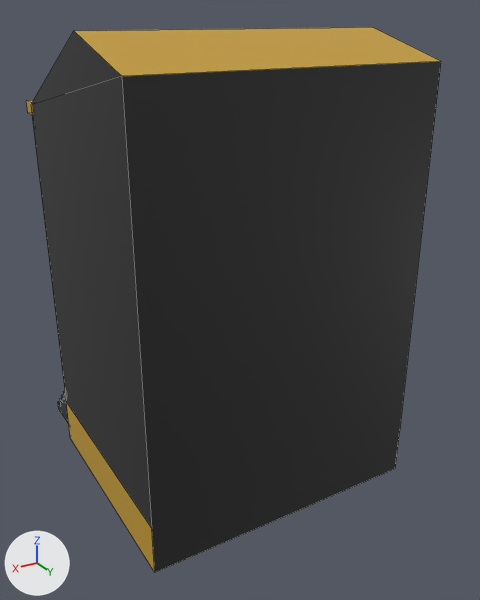
The OBJ model res/models/Buildings/Jazz/JazzSaxophone2.obj: old version first, new version second.
Camera for both pictures: a 50 mm camera at (6.47, 11.38, 9.56) aimed at (-0.37, -0.02, 3.86). Lighting does not change. The marker at lower left points along +X, +Y and +Z. Mesh edges are drawn as thin lines. Where no turn or scale is listed for an object, it has been applied to the vertices.

Names of what the first picture shows: 'SaksofonJazzDONE.001'.
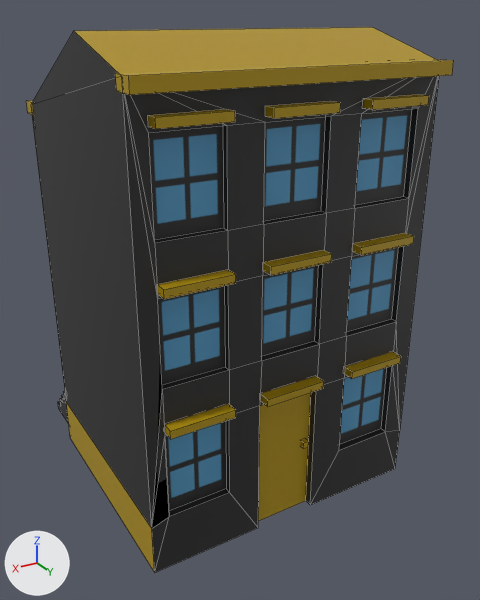
Changed parts and their boxes [x1, y1, x2, y2] in the pictures (480 x 600 px):
'SaksofonJazzDONE.001', reshaped
    before: [26, 27, 441, 572]
    after: [26, 27, 454, 573]
part 1 of me_saksofonjazzdone_001, added (yellow)
    after: [148, 109, 235, 129]
part 2 of me_saksofonjazzdone_001, added (yellow)
    after: [265, 101, 341, 118]
part 3 of me_saksofonjazzdone_001, added (yellow)
    after: [363, 94, 429, 110]
part 4 of me_saksofonjazzdone_001, added (yellow)
    after: [157, 270, 236, 299]
part 5 of me_saksofonjazzdone_001, added (yellow)
    after: [263, 250, 332, 275]
part 6 of me_saksofonjazzdone_001, added (yellow)
    after: [353, 233, 414, 255]
part 7 of me_saksofonjazzdone_001, added (yellow)
    after: [164, 404, 236, 439]
part 8 of me_saksofonjazzdone_001, added (yellow)
    after: [344, 352, 401, 379]
part 9 of me_saksofonjazzdone_001, added (yellow)
    after: [261, 376, 324, 407]
part 10 of me_saksofonjazzdone_001, added
    after: [301, 439, 309, 449]
part 11 of me_saksofonjazzdone_001, added (yellow)
    after: [115, 59, 454, 95]
part 12 of me_saksofonjazzdone_001, built on
    before: [74, 27, 441, 572]
    after: [74, 27, 439, 572]
part 13 of me_saksofonjazzdone_001, surface changed
    both: [26, 32, 154, 571]

What changed in the scene script:
```text
Change me_saksofonjazzdone_001:
    remove me_saksofonjazzdone_001.from_pydata(...)  # 252 vertices, 214 faces; spans x -3.03..3.0, y -4.02..2.5, z -0.04..9.32
    add me_saksofonjazzdone_001.from_pydata(...)  # 412 vertices, 347 faces; spans x -3.03..3.0, y -4.02..2.76, z -0.04..9.32
    me_saksofonjazzdone_001 part 1: the loose piece of 8 vertices spanning x -0.58..0.69, y -2.68..-2.18, z 6.29..6.42 is copied, and the copy is scaled about its middle by (-1, -0.509, 1.16), then moved by (1.95, 5.04, 1.83); it spans x 1.37..2.64, y 2.49..2.74, z 8.1..8.26
    me_saksofonjazzdone_001 part 2: the loose piece of 8 vertices spanning x -0.58..0.69, y -2.68..-2.18, z 6.29..6.42 is copied, and the copy is scaled about its middle by (-1, -0.509, 1.16), then moved by (-0.01, 5.04, 1.83); it spans x -0.59..0.68, y 2.49..2.74, z 8.1..8.26
    me_saksofonjazzdone_001 part 3: the loose piece of 8 vertices spanning x -2.53..-1.26, y -2.68..-2.18, z 6.29..6.42 is copied, and the copy is scaled about its middle by (-1, -0.509, 1.16), then moved by (-0.02, 5.04, 1.83); it spans x -2.55..-1.27, y 2.49..2.74, z 8.1..8.26
    me_saksofonjazzdone_001 part 4: the loose piece of 8 vertices spanning x -0.58..0.69, y -2.68..-2.18, z 6.29..6.42 is copied, and the copy is scaled about its middle by (-1, -0.509, 1.16), then moved by (1.95, 5.04, -0.73); it spans x 1.37..2.64, y 2.49..2.74, z 5.55..5.71
    me_saksofonjazzdone_001 part 5: the loose piece of 8 vertices spanning x -0.58..0.69, y -2.68..-2.18, z 6.29..6.42 is copied, and the copy is scaled about its middle by (-1, -0.509, 1.16), then moved by (-0.01, 5.04, -0.73); it spans x -0.59..0.68, y 2.49..2.74, z 5.55..5.71
    me_saksofonjazzdone_001 part 6: the loose piece of 8 vertices spanning x -2.53..-1.26, y -2.68..-2.18, z 6.29..6.42 is copied, and the copy is scaled about its middle by (-1, -0.509, 1.16), then moved by (-0.02, 5.04, -0.73); it spans x -2.55..-1.27, y 2.49..2.74, z 5.55..5.71
    me_saksofonjazzdone_001 part 7: the loose piece of 8 vertices spanning x 2.37..2.5, y -2.43..-2.3, z 2.02..2.14 is copied, and the copy is scaled about its middle by (-10.3, -2.02, 1.28), then moved by (-0.43, 4.96, 0.98); it spans x 1.37..2.64, y 2.46..2.73, z 2.98..3.14
    me_saksofonjazzdone_001 part 8: the loose piece of 8 vertices spanning x -2.53..-1.26, y -2.68..-2.18, z 3.93..4.07 is copied, and the copy is scaled about its middle by (-1, -0.538, 1.16), then moved by (-0.03, 5.02, -0.94); it spans x -2.56..-1.28, y 2.46..2.73, z 2.98..3.14
    me_saksofonjazzdone_001 part 9: the loose piece of 8 vertices spanning x -0.58..0.69, y -2.68..-2.18, z 3.93..4.07 is copied, and the copy is scaled about its middle by (-1, -0.538, 1.16), then moved by (0.0, 5.02, -0.94); it spans x -0.58..0.7, y 2.46..2.73, z 2.98..3.14
    me_saksofonjazzdone_001 part 10: the loose piece of 8 vertices spanning x 2.37..2.5, y -2.43..-2.3, z 2.02..2.14 is copied, and the copy is scaled about its middle by (-1, -0.999, 1.16), then moved by (-2.89, 4.73, -0.54); it spans x -0.52..-0.39, y 2.3..2.43, z 1.47..1.62
    me_saksofonjazzdone_001 part 11: the loose piece of 8 vertices spanning x -3.03..3.0, y -2.77..-2.29, z 7.71..7.96 is copied, and the copy is mirrored in y about its middle, then moved by (0.0, 5.06, 0.86); it spans x -3.03..3.0, y 2.28..2.76, z 8.58..8.82
    me_saksofonjazzdone_001 part 12: 2 vertices removed from x -3.0, y 2.5, z 0.0..8.79; 74 vertices added at x -2.99..2.64, y 2.33..2.5, z 0.0..8.79
    me_saksofonjazzdone_001 part 13: 114 kept faces spanning x -3.03..3.0, y -4.02..2.5, z -0.04..9.32 get new texture (UV) coordinates
```
